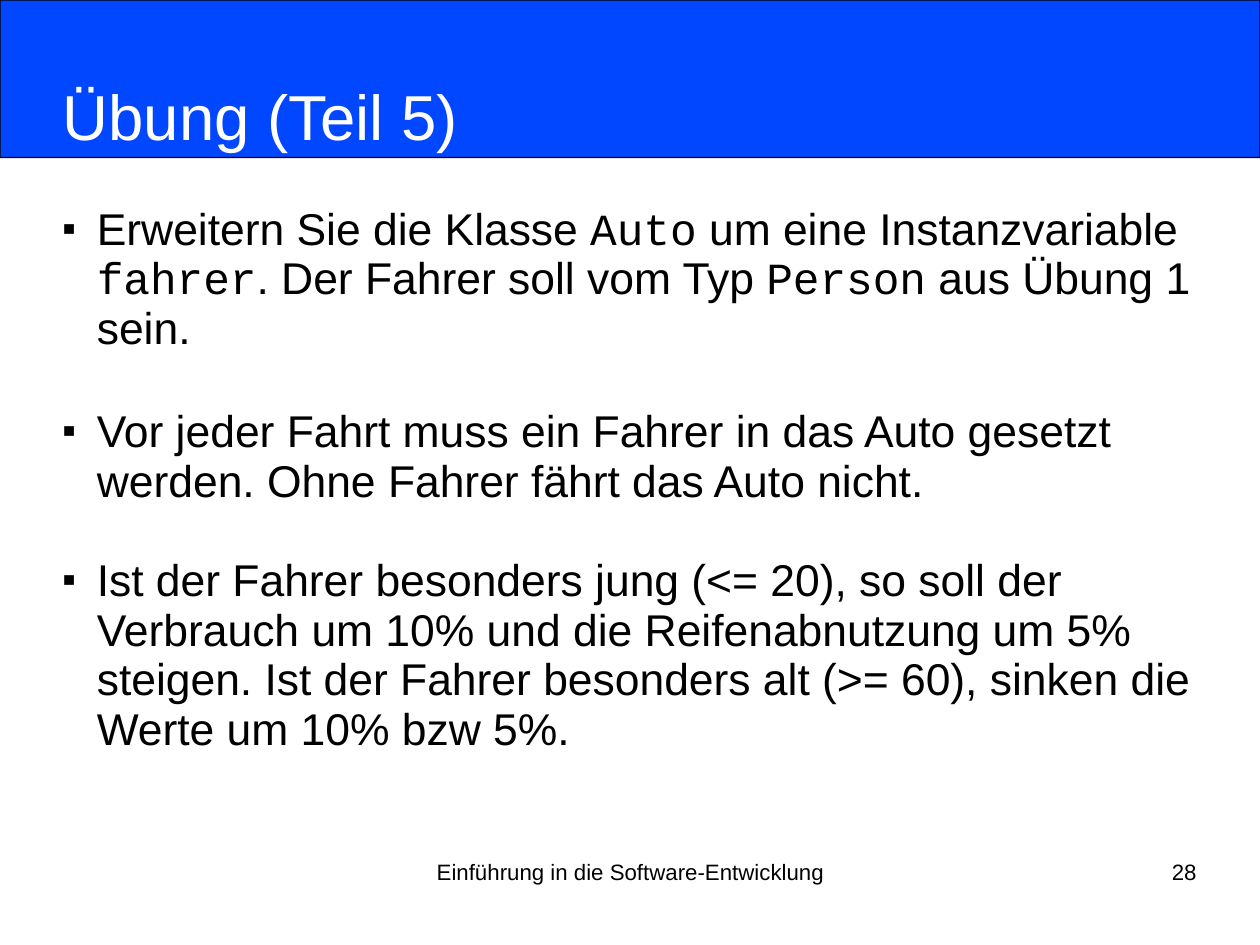
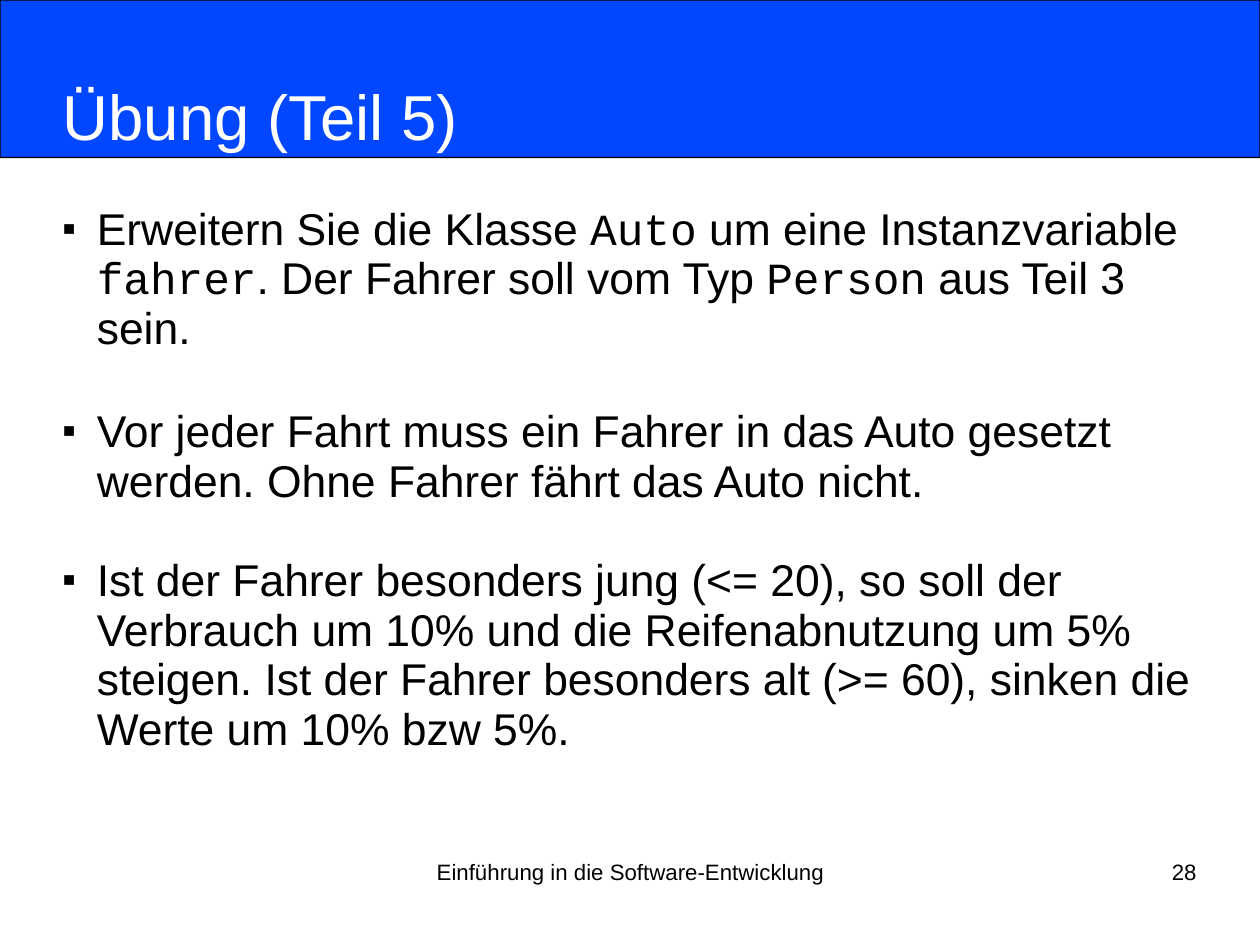
Before and after one commit to nordakademie-einfuehrung-java/vorlesungsskript, a slide deck: slide 28 of folien/Semester_03_Termin_07_Kapitel06.pptx. Drawn at 1260x945 pixels with LibreOffice and Linux fonts; fonts in the diff are those of the drawing. Boxes give left, top, right and bottom in pixels: in the first picture for what was removed or moved away, otherwise in the second. Text is boxed around its words. In the diff, an @@ line names an element or a change of style, - is before the commit and + after.

Commit message:
textmarke angepasst

```diff
--- a/folien/Semester_03_Termin_07_Kapitel06.pptx
+++ b/folien/Semester_03_Termin_07_Kapitel06.pptx
@@ subtitle at (x1=97, y1=212, x2=1178, y2=345): text changed @@
-■ Erweitern Sie die Klasse Auto um eine Instanzvariable fahrer. Der Fahrer soll vom Typ Person aus Übung 1 sein.
+■ Erweitern Sie die Klasse Auto um eine Instanzvariable fahrer. Der Fahrer soll vom Typ Person aus Teil 3 sein.
```
